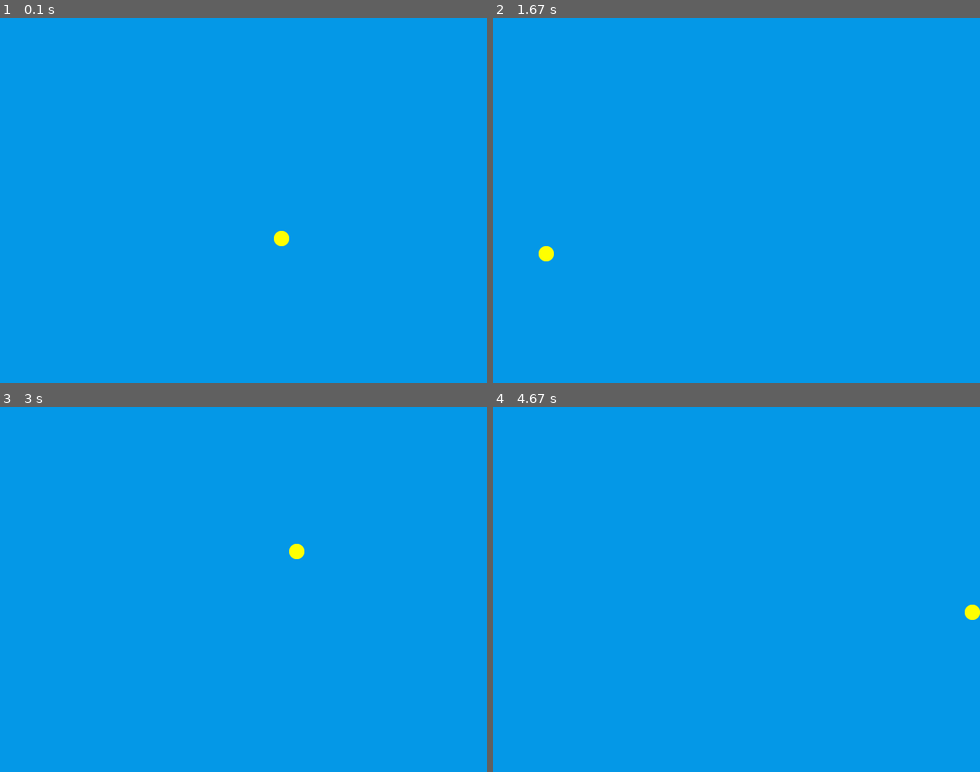
Above: before the commit, frames 1-4 (two rows, left to right).
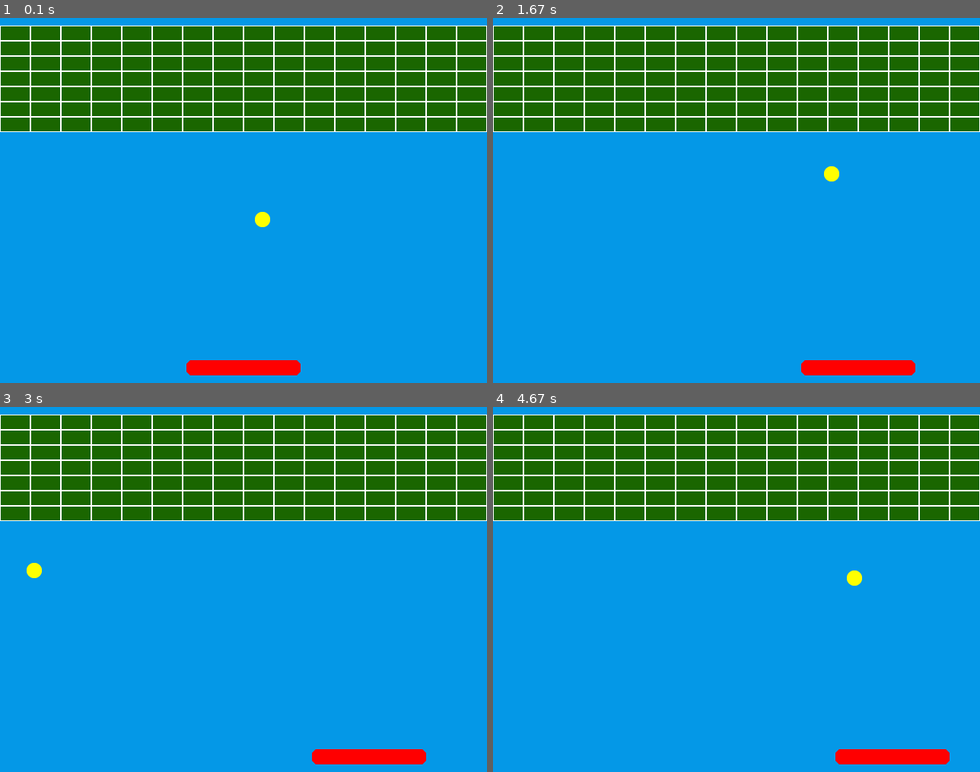
Above: after the commit, the same moments.

Repository: JuanAstaiza/VideoGames
Game: pygame game, started from Python/Pygame/atari.py
Same seed, same stepped clock (60 frames per second), same inputs: the game is played once before the commit and once after it.
Inputs:
- Up to frame 1 (0.1 s): no input
- Up to frame 2 (1.67 s): hold Right 0.33-0.8 s; hold Right 0.83-1.3 s; hold Left from 1.33 s (still down)
- Up to frame 3 (3 s): release Left at 1.87 s; hold Left 1.9-2.3 s; hold Right 2.33-2.97 s
- Up to frame 4 (4.67 s): hold Left 3-3.47 s; hold Right 3.5-3.97 s; hold Right 4-4.47 s; hold Left from 4.5 s (still down)

The runs differ from the first frame. In frame 1, 30% of the frame differs, in the area x 0-100%, y 2-98%; in frame 2, 30%; in frame 3, 30%; in frame 4, 30%.

Commit message:
Actualización 5-10-2021 Incorporación ladrillo y paleta.

Diff:
--- a/Python/Pygame/atari.py
+++ b/Python/Pygame/atari.py
@@ -11,7 +11,8 @@
 
 pygame.init()
 
-#Classes
+##################################################################################################
+
 class Ball(pygame.sprite.Sprite):
     def __init__(self):
         pygame.sprite.Sprite.__init__(self)
@@ -19,7 +20,7 @@
         self.rect = self.img_ball.get_rect()
         self.rect.centerx = WIDTH / 2
         self.rect.centery = HEIGHT / 2
-        self.speed = [10,10] #[]
+        self.speed = [5,5] #[]
 
     def pibot(self):
         #validate Y <- ¡! - >
@@ -30,9 +31,54 @@
         #validate x <- x ->
         self.rect.move_ip(self.speed)
 
-    def saludar(self):
 
-        print("Hola estás en mi Atari ::::")
+##################################################################################################
+
+class Bar(pygame.sprite.Sprite):
+    def __init__(self):
+        pygame.sprite.Sprite.__init__(self)
+        self.img_bar = pygame.image.load('images/paleta.png')
+        self.rect = self.img_bar.get_rect()
+        self.rect.midbottom = (WIDTH / 2,HEIGHT-10)
+        self.speed = [0,0] # []
+
+    def slide(self,listener):
+        if listener.key == pygame.K_LEFT and self.rect.left > 0 :
+            self.speed = [-5,0]
+        elif listener.key == pygame.K_RIGHT and self.rect.right < WIDTH:
+            self.speed =  [5,0]
+        else:
+            self.speed = [0,0]
+
+        self.rect.move_ip(self.speed)
+
+##################################################################################################
+#ladrillo
+class Brick(pygame.sprite.Sprite):
+    def __init__(self,position):
+        pygame.sprite.Sprite.__init__(self)
+        self.image = pygame.image.load('images/ladrillo.png')
+        self.rect = self.image.get_rect()
+        self.rect.topleft = position
+#Muro
+class Wall(pygame.sprite.Group):
+    def __init__(self,totalBrick):
+        pygame.sprite.Group.__init__(self)
+        posX = 0
+        posY = 10
+
+        for i in range(totalBrick):
+            brick = Brick(( posX,posY ))
+            self.add(brick)
+
+            posX += brick.rect.width
+            if posX >= WIDTH :
+                posX = 0
+                posY += brick.rect.height
+
+##################################################################################################
+
+
 
 #General settings
 WIDTH = 640
@@ -46,23 +92,35 @@
 pygame.display.set_icon(icon)
 
 game_clock = pygame.time.Clock()
+pygame.key.set_repeat(20)
+
+
 ball = Ball()
+player = Bar()
+wall = Wall(112)
 
 #Loop (Revisión cíclica de los eventos) => Listener
 while True:
     game_clock.tick(60)
     for event in pygame.event.get():
+        # Verifica si se preciono la letra x de la ventana
         if event.type == pygame.QUIT:
             pygame.quit()
             sys.exit()
+        # Verifica si el jugador precionó tela del teclado
+        elif event.type == pygame.KEYDOWN:
+            player.slide(event)
 
-    #call pibot
-    ball.saludar()
+
     #call pibot
     ball.pibot()
     #set Background Color
     screen.fill(BG_COLOR)
     #Draw de la ball
     screen.blit(ball.img_ball, ball.rect)
+    #Draw de la bar
+    screen.blit(player.img_bar, player.rect)
+    #Draw muro
+    wall.draw(screen)
     #Refresh de elementos en screen
     pygame.display.flip()
